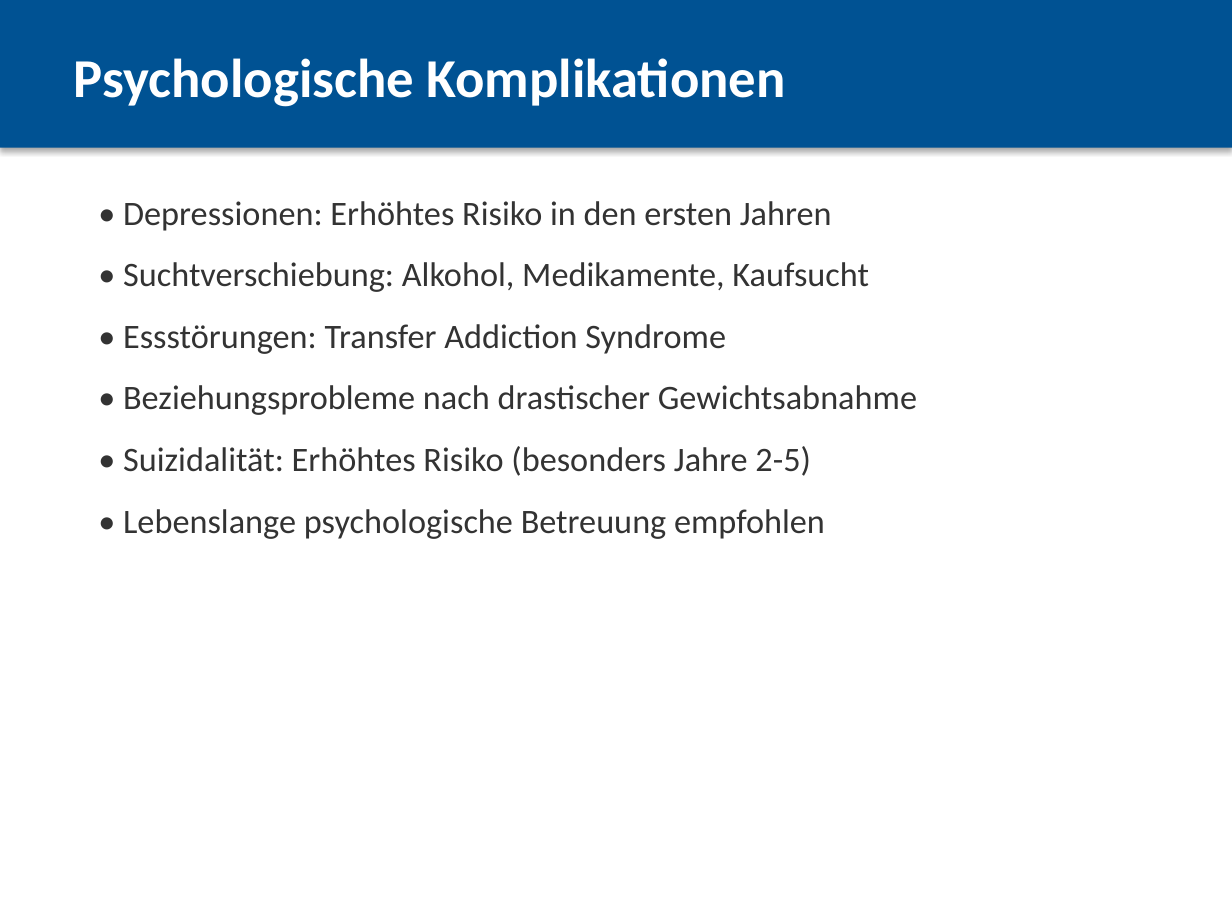
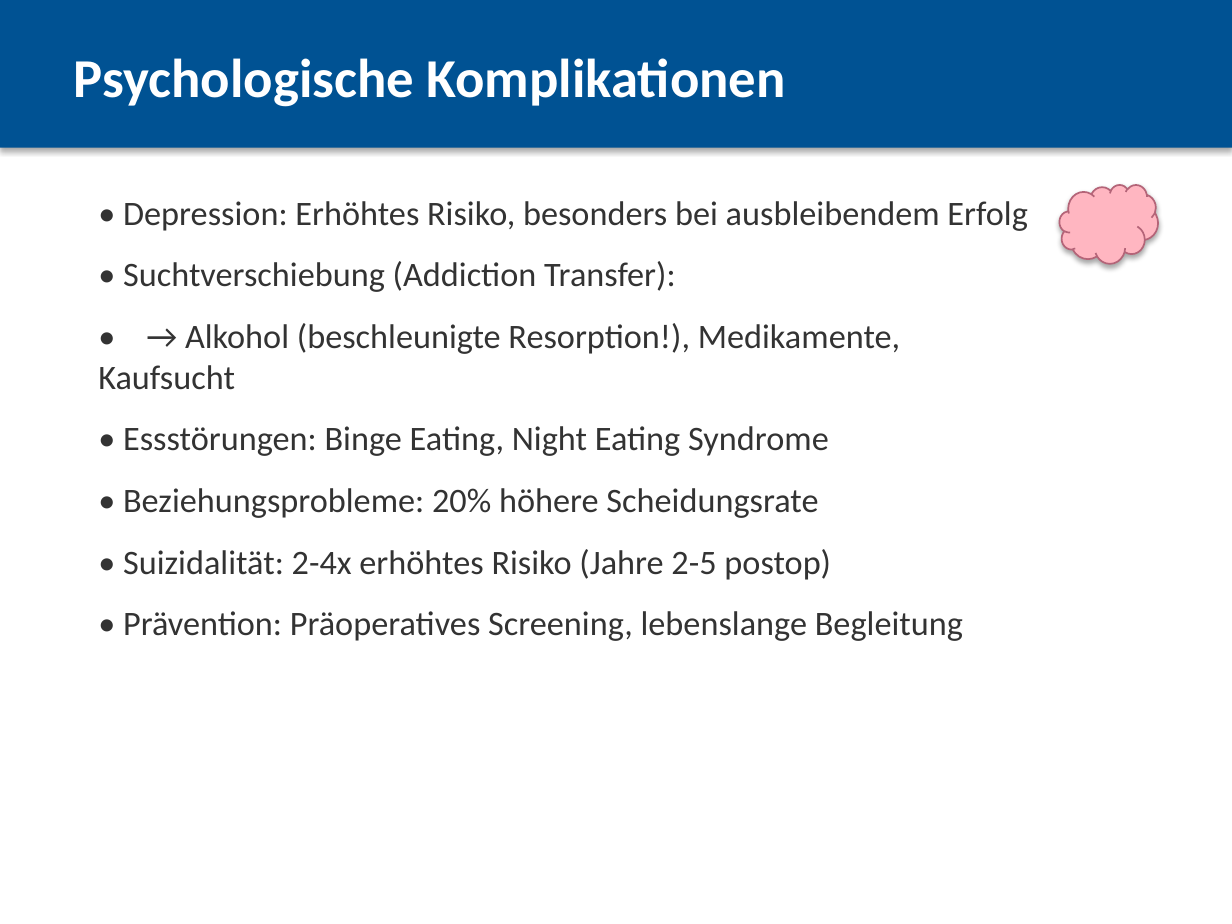
Before and after one commit to yawmanx/Codex-stuff, a slide deck: slide 21 of Komplikationen_Magenbypass.pptx (slide 20 before the commit). Drawn at 1232x924 pixels with LibreOffice and Linux fonts; fonts in the diff are those of the drawing. Boxes give left, top, right and bottom in pixels: in the first picture for what was removed or moved away, otherwise in the second. Text is boxed around its words. In the diff, an @@ line names an element or a change of style, - is before the commit and + after.

```diff
--- a/Komplikationen_Magenbypass.pptx
+++ b/Komplikationen_Magenbypass.pptx
@@ text at bbox=[98, 201, 1027, 641]: text changed @@
-• Depressionen: Erhöhtes Risiko in den ersten Jahren
-• Suchtverschiebung: Alkohol, Medikamente, Kaufsucht
-• Essstörungen: Transfer Addiction Syndrome
-• Beziehungsprobleme nach drastischer Gewichtsabnahme
-• Suizidalität: Erhöhtes Risiko (besonders Jahre 2-5)
-• Lebenslange psychologische Betreuung empfohlen
+• Depression: Erhöhtes Risiko, besonders bei ausbleibendem Erfolg
+• Suchtverschiebung (Addiction Transfer):
+• → Alkohol (beschleunigte Resorption!), Medikamente, Kaufsucht
+• Essstörungen: Binge Eating, Night Eating Syndrome
+• Beziehungsprobleme: 20% höhere Scheidungsrate
+• Suizidalität: 2-4x erhöhtes Risiko (Jahre 2-5 postop)
+• Prävention: Präoperatives Screening, lebenslange Begleitung
@@ cloud added at bbox=[1060, 185, 1158, 264], fill #FFB6C1, outline #B46478 1 pt @@
```
Also in this commit, not shown: 20 other slides changed, 4 slides added, 3 slides removed, 1 other file.
